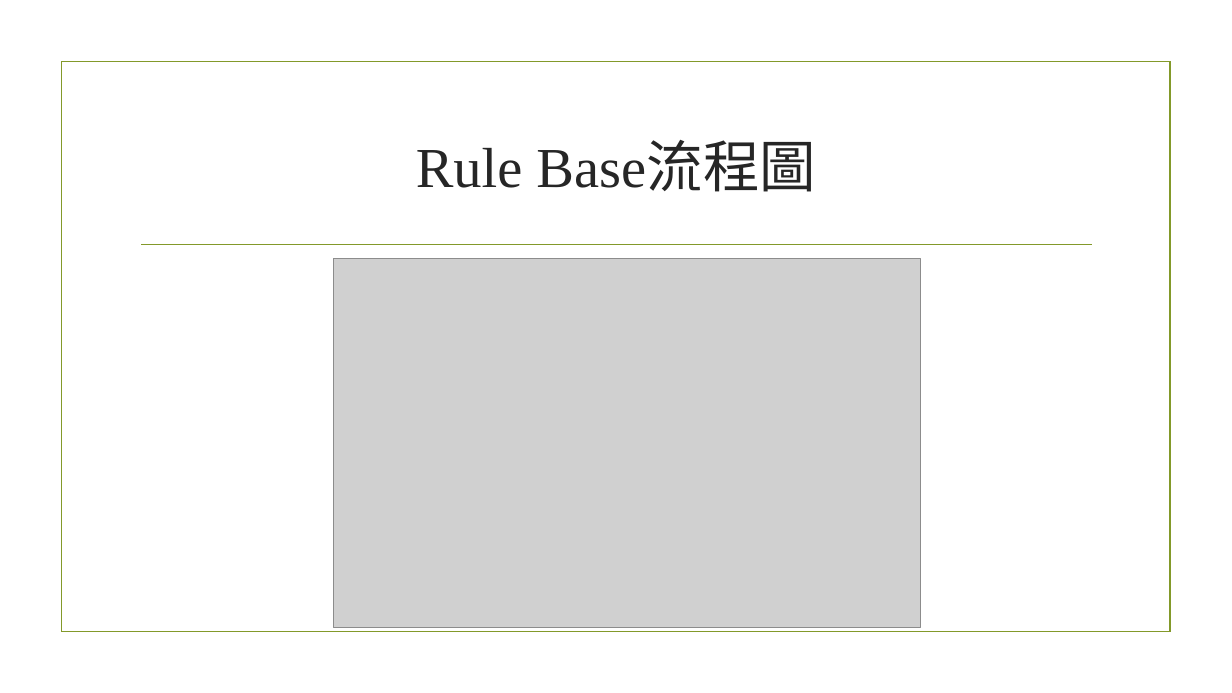
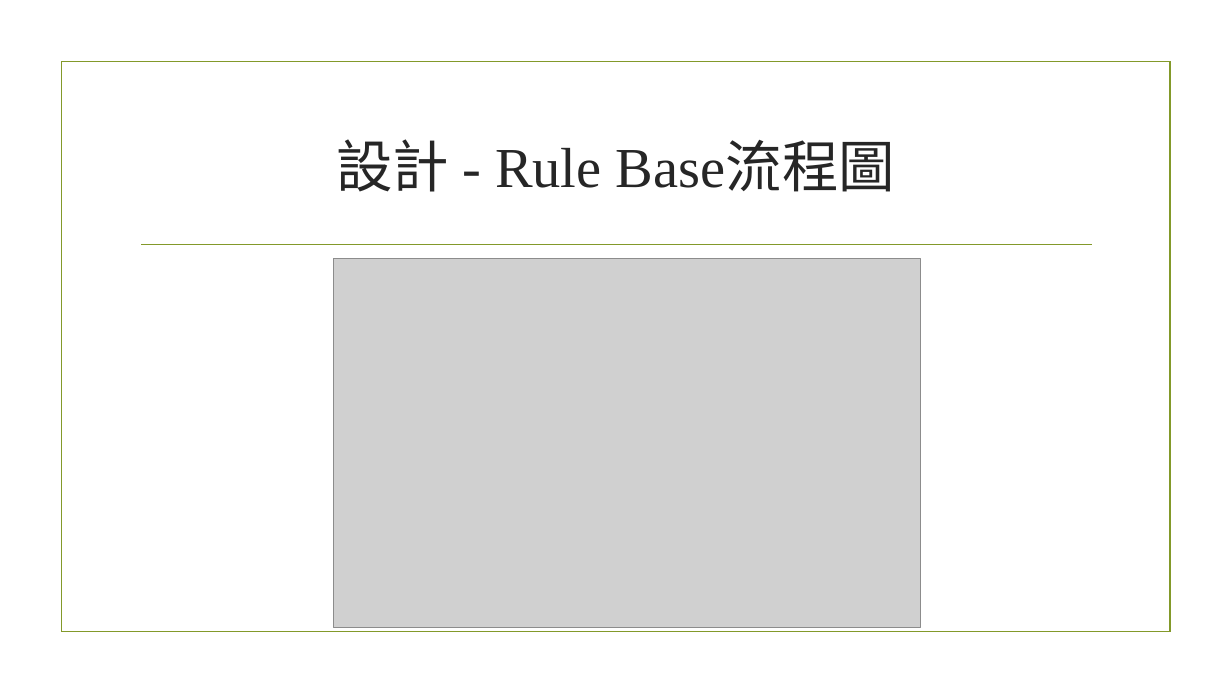
Before and after one commit to ErEcheLon/Mechine-Learning, a slide deck: slide 8 of Hw6/ML_PingPong.pptx. Drawn at 1232x693 pixels with LibreOffice and Linux fonts; fonts in the diff are those of the drawing; grey boxes stand for pictures; background and template pictures are left out. Boxes give left, top, right and bottom in pixels: in the first picture for what was removed or moved away, otherwise in the second. Text is boxed around its words. In the diff, an @@ line names an element or a change of style, - is before the commit and + after.

Commit message:
Hw6

```diff
--- a/Hw6/ML_PingPong.pptx
+++ b/Hw6/ML_PingPong.pptx
@@ title at (336,139,895,192): text changed @@
-Rule Base流程圖
+設計 - Rule Base流程圖
```
Also in this commit, not shown: 3 slides added.
